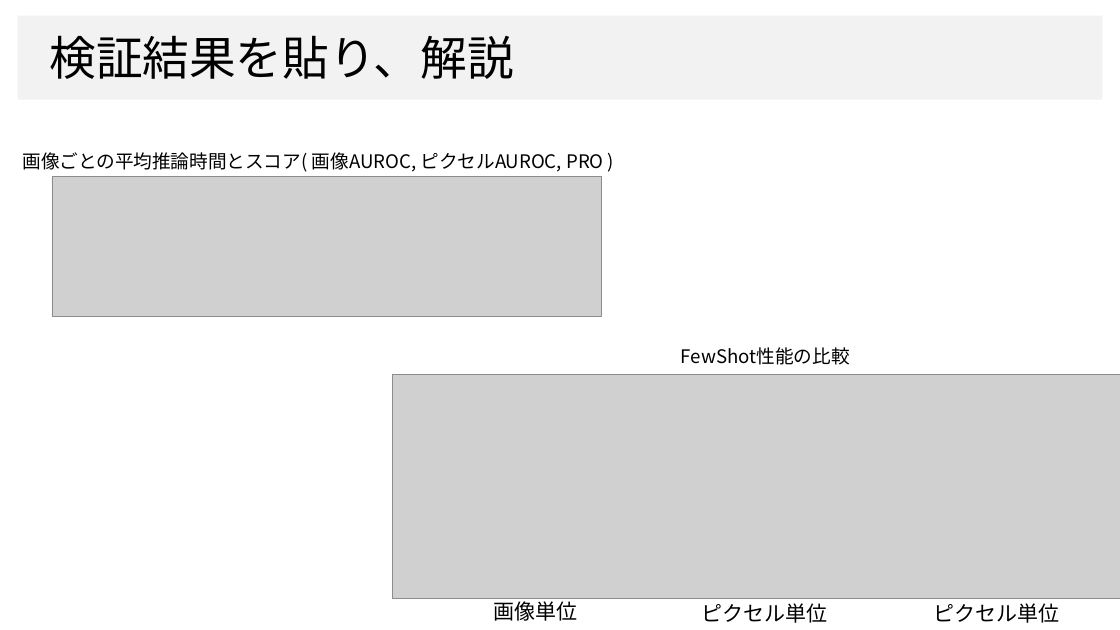
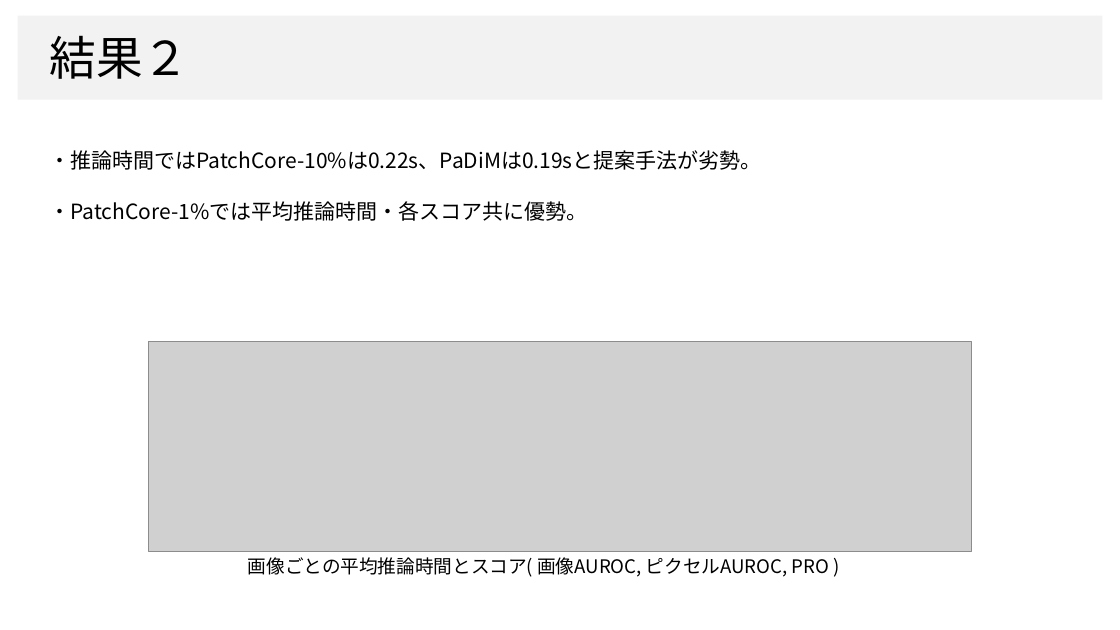
Before and after one commit to dhia-github/haselab-all, a slide deck: slide 17 of 発表資料/B4_上坂大樹_ゼミ用資料.pptx (slide 15 before the commit). Drawn at 1120x630 pixels with LibreOffice and Linux fonts; fonts in the diff are those of the drawing; grey boxes stand for pictures; background and template pictures are left out. Boxes give left, top, right and bottom in pixels: in the first picture for what was removed or moved away, otherwise in the second. Text is boxed around its words. In the diff, an @@ line names an element or a change of style, - is before the commit and + after.

Commit message:
aab

```diff
--- a/発表資料/B4_上坂大樹_ゼミ用資料.pptx
+++ b/発表資料/B4_上坂大樹_ゼミ用資料.pptx
@@ text at [49,35,189,79]: text changed @@
-検証結果を貼り、解説
+結果２
@@ text added at [49,150,761,221], 18 pt, text #000000 @@
+・推論時間ではPatchCore-10%は0.22s、PaDiMは0.19sと提案手法が劣勢。
+・PatchCore-1%では平均推論時間・各スコア共に優勢。
@@ picture: place and size @@
-picture at [52,176,602,316]
+picture at [148,342,972,551]
@@ text removed at [681,347,850,365] @@
-FewShot性能の比較
@@ picture removed at [393,375,1120,598] @@
@@ text "画像ごとの平均推論時間とスコア( 画像AUROC, ピクセルAUROC, PRO )": place and size @@
-text "画像ごとの平均推論時間とスコア( 画像AUROC, ピクセルAUROC, PRO )" at [22,152,603,172]
+text "画像ごとの平均推論時間とスコア( 画像AUROC, ピクセルAUROC, PRO )" at [248,557,829,577]
@@ text removed at [494,601,578,621] @@
-画像単位
@@ text removed at [701,603,827,623] @@
-ピクセル単位
@@ text removed at [934,603,1060,623] @@
-ピクセル単位
```
Also in this commit, not shown: 7 other slides changed, 3 slides added.
